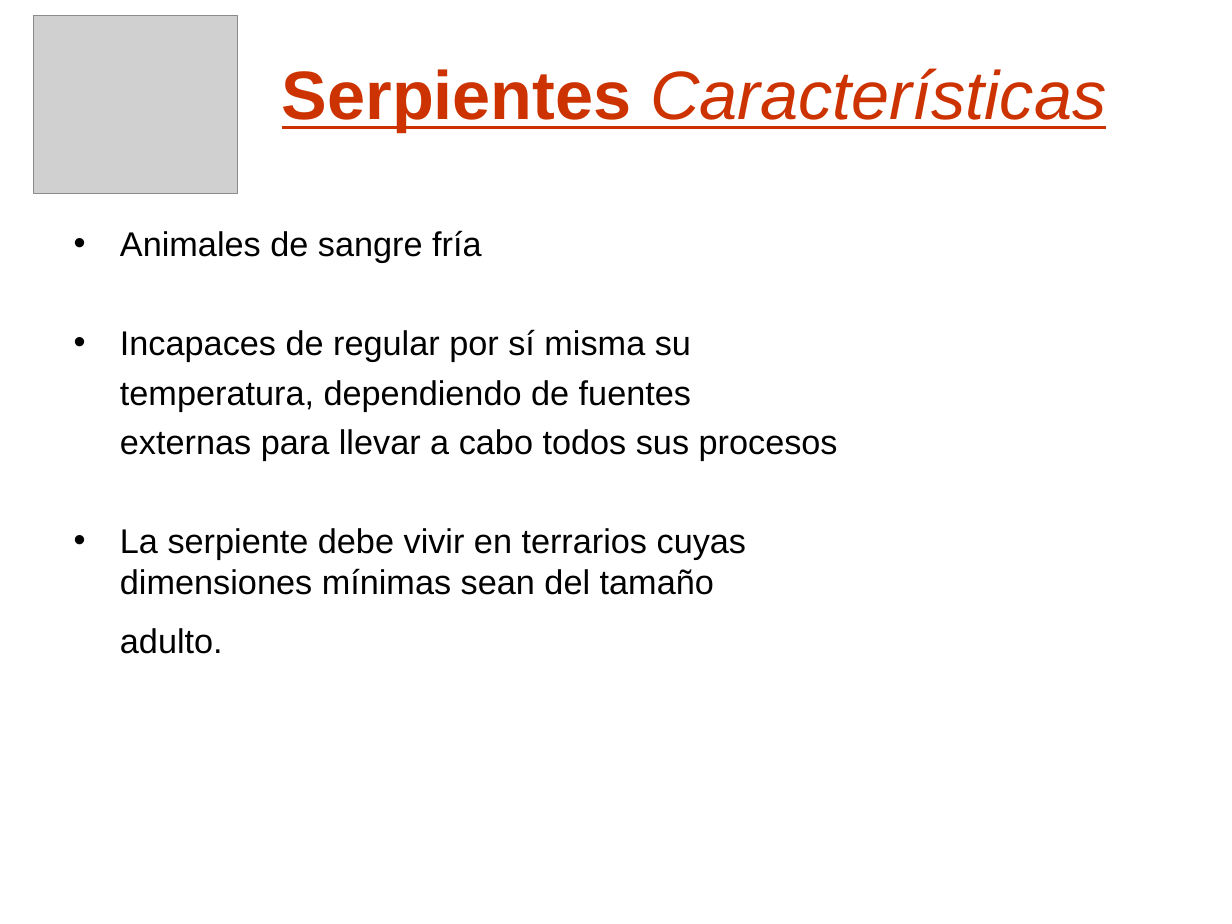
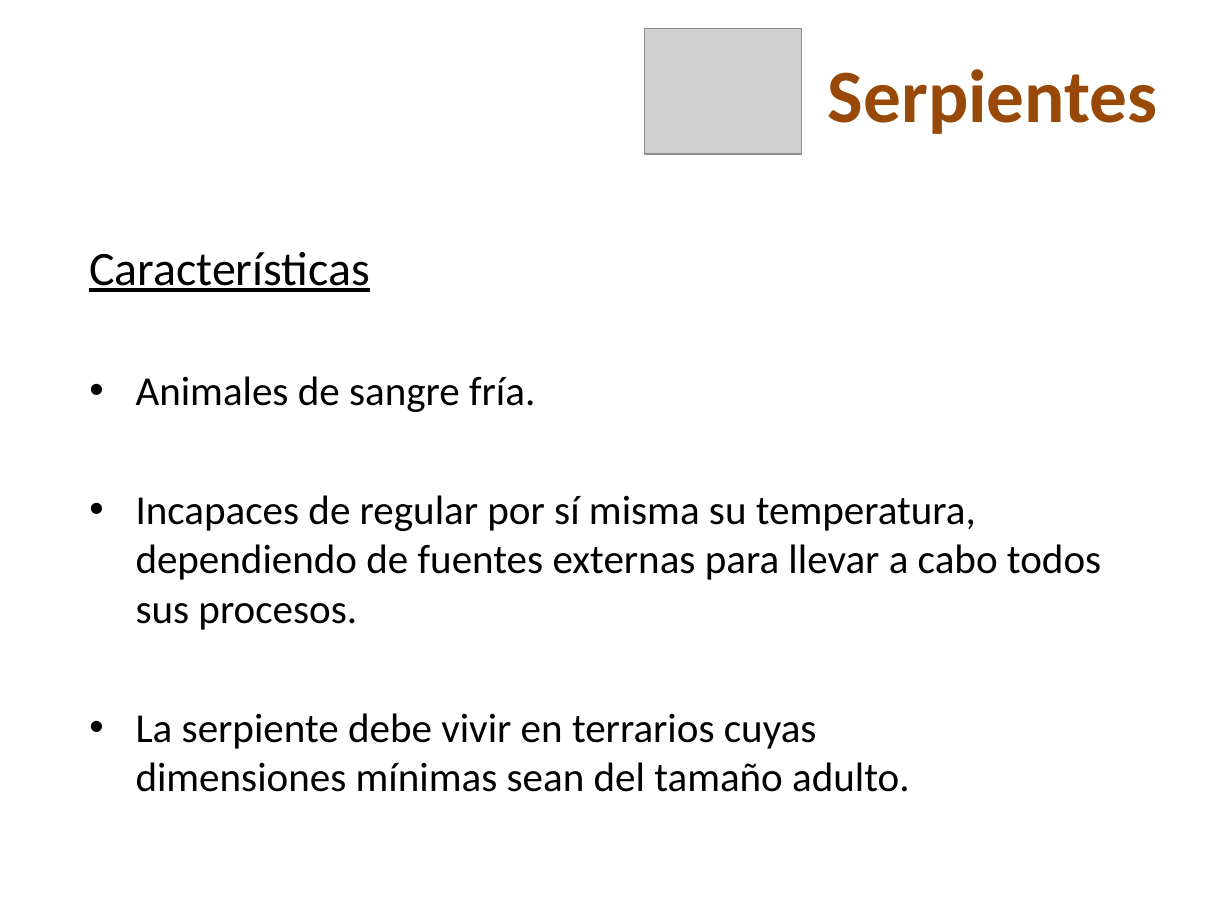
Before and after one commit to nicohen/taller-desarrollo-proyectos-i, a slide deck: slide 13 of Presentaciones/Demo Gerencial.ppt (slide 6 before the commit). Drawn at 1232x924 pixels with LibreOffice and Linux fonts; fonts in the diff are those of the drawing; grey boxes stand for pictures; background and template pictures are left out. Boxes give left, top, right and bottom in pixels: in the first picture for what was removed or moved away, otherwise in the second. Text is boxed around its words. In the diff, an @@ line names an element or a change of style, - is before the commit and + after.

```diff
--- a/Presentaciones/Demo Gerencial.ppt
+++ b/Presentaciones/Demo Gerencial.ppt
@@ picture: place and size @@
-picture at box(33, 16, 237, 193)
+picture at box(644, 28, 801, 154)
@@ title at box(828, 69, 1158, 134): text changed; size 40 to 44 pt; font Arial to Calibri; text colour #CC3300 to #984807; bold on; italic off @@
-Serpientes Características
+Serpientes
@@ text at box(89, 252, 1101, 792): text changed; size 20 to 24 pt; font Arial to Calibri @@
-• Animales de sangre fría
-• Incapaces de regular por sí misma su
-temperatura, dependiendo de fuentes
-externas para llevar a cabo todos sus procesos
-• La serpiente debe vivir en terrarios cuyas dimensiones mínimas sean del tamaño
-adulto.
+Características
+• Animales de sangre fría.
+• Incapaces de regular por sí misma su temperatura, dependiendo de fuentes externas para llevar a cabo todos sus procesos.
+• La serpiente debe vivir en terrarios cuyas dimensiones mínimas sean del tamaño adulto.
```
Also in this commit, not shown: 13 other slides changed, 10 slides added, 4 slides removed.
